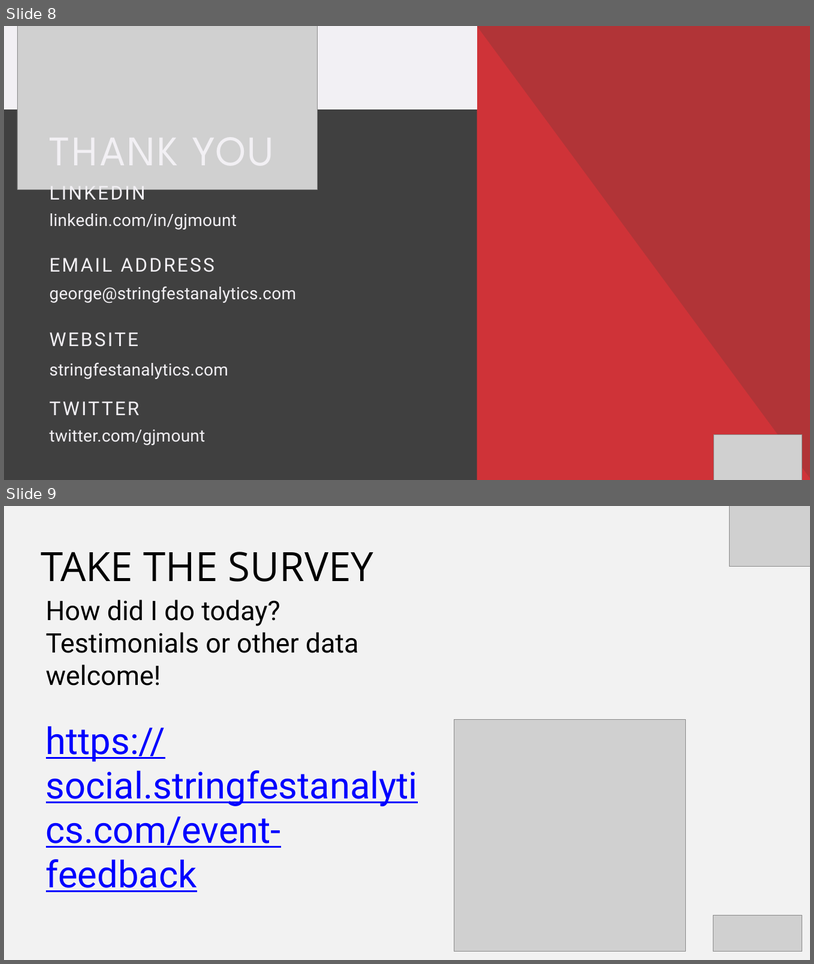
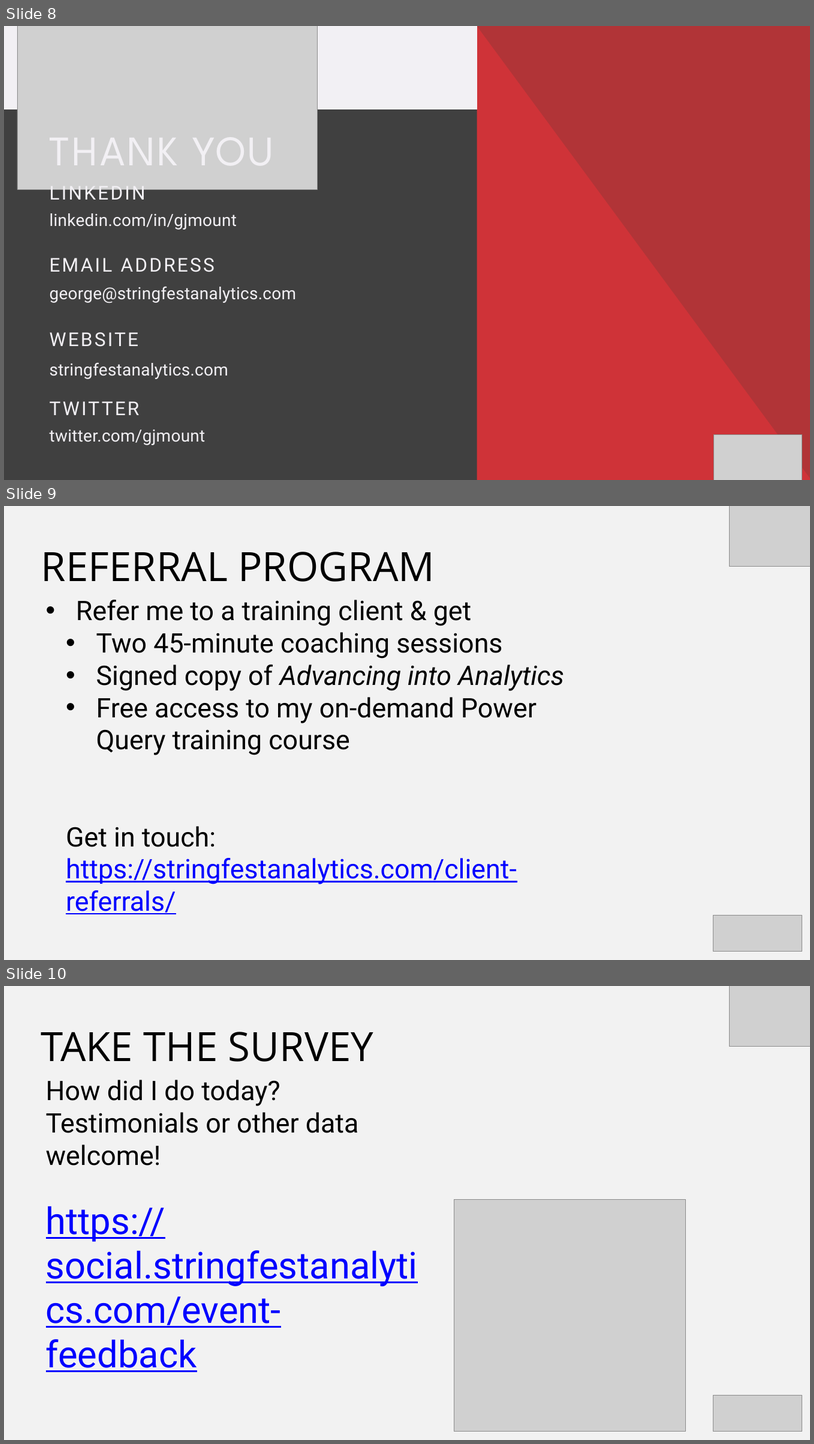
Before and after one commit to stringfestdata/pp-pdq, a slide deck: pp-pdq.pptx. Shown one above the other, each under a label of ours: slides 8 and 9 before the commit, slides 8, 9 and 10 after it. The pictures are 814x964 and 814x1444 pixels, drawn with LibreOffice and Linux fonts; fonts in the diff are those of the drawing; grey boxes stand for pictures. Boxes give left, top, right and bottom in pixels: in the first picture for what was removed or moved away, otherwise in the second. Text is boxed around its words. In the diff, an @@ line names an element or a change of style, - is before the commit and + after.

```diff
--- a/pp-pdq.pptx
+++ b/pp-pdq.pptx
@@ slide 9 added at (x1=4, y1=506, x2=810, y2=960), background #F2F2F2 @@
@@ picture added at (x1=730, y1=506, x2=810, y2=567) @@
@@ text added at (x1=41, y1=552, x2=435, y2=582), 72 pt, text #000000 @@
+REFERRAL PROGRAM
@@ text added at (x1=66, y1=600, x2=564, y2=914), 48 pt, text #000000 @@
+• Refer me to a training client & get
+  • Two 45-minute coaching sessions
+  • Signed copy of Advancing into Analytics
+  • Free access to my on-demand Power Query training course
+  Get in touch: https://stringfestanalytics.com/client-referrals/
@@ picture added at (x1=714, y1=915, x2=803, y2=951) @@
@@ what was slide 9 is now slide 10 @@
```
Also in this commit, not shown: 1 other file.
